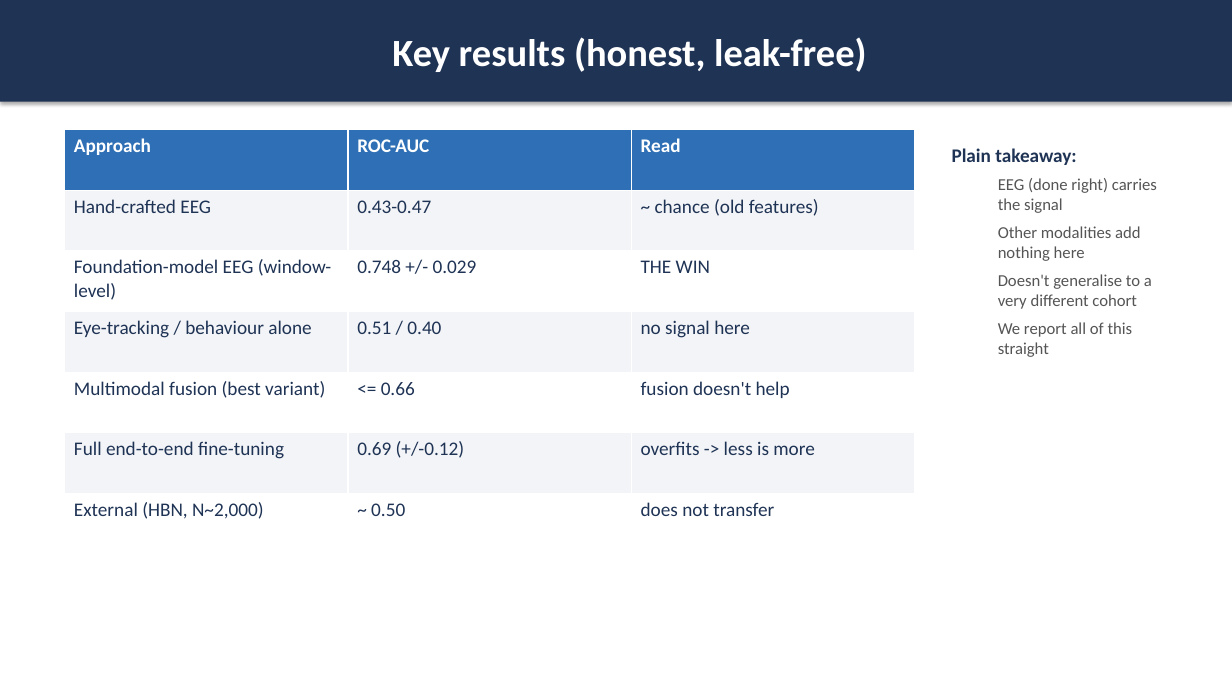
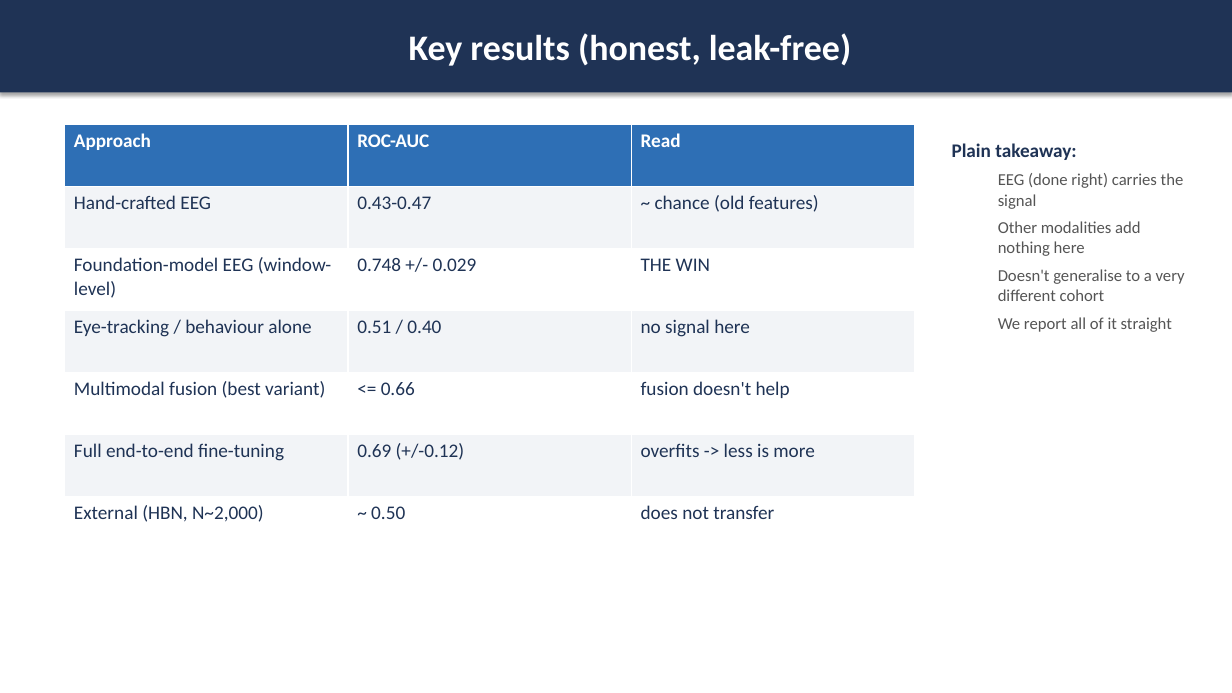
Before and after one commit to AyeshaAnzer1610/neuroformer, a slide deck: slide 5 of docs/resubmission/NeuroFormer-Supervisor-Meeting.pptx (slide 4 before the commit). Drawn at 1232x693 pixels with LibreOffice and Linux fonts; fonts in the diff are those of the drawing. Boxes give left, top, right and bottom in pixels: in the first picture for what was removed or moved away, otherwise in the second. Text is boxed around its words. In the diff, an @@ line names an element or a change of style, - is before the commit and + after.

```diff
--- a/docs/resubmission/NeuroFormer-Supervisor-Meeting.pptx
+++ b/docs/resubmission/NeuroFormer-Supervisor-Meeting.pptx
@@ rectangle "Key results (honest, leak-free)" resized from (x1=0, y1=0, x2=1232, y2=102) to (x1=0, y1=0, x2=1232, y2=92) @@
@@ rectangle "Key results (honest, leak-free)" at (x1=0, y1=0, x2=1232, y2=92): size 30 to 28 pt @@
@@ table resized from (x1=65, y1=129, x2=916, y2=555) to (x1=65, y1=125, x2=916, y2=559) @@
@@ text at (x1=998, y1=317, x2=1172, y2=332): text changed @@
-  We report all of this straight
+  We report all of it straight
```
Also in this commit, not shown: 8 other slides changed, 2 slides added, 1 other file.
